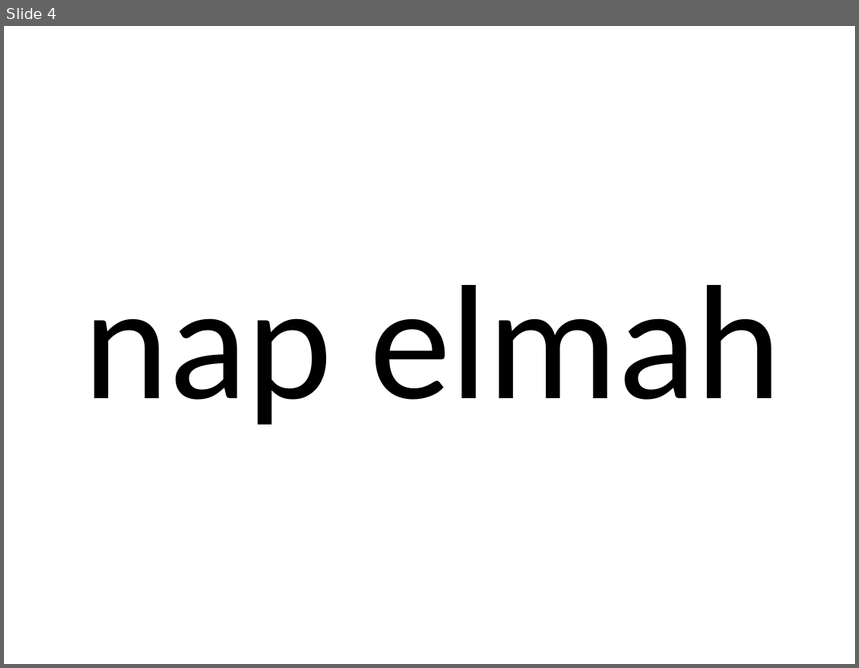
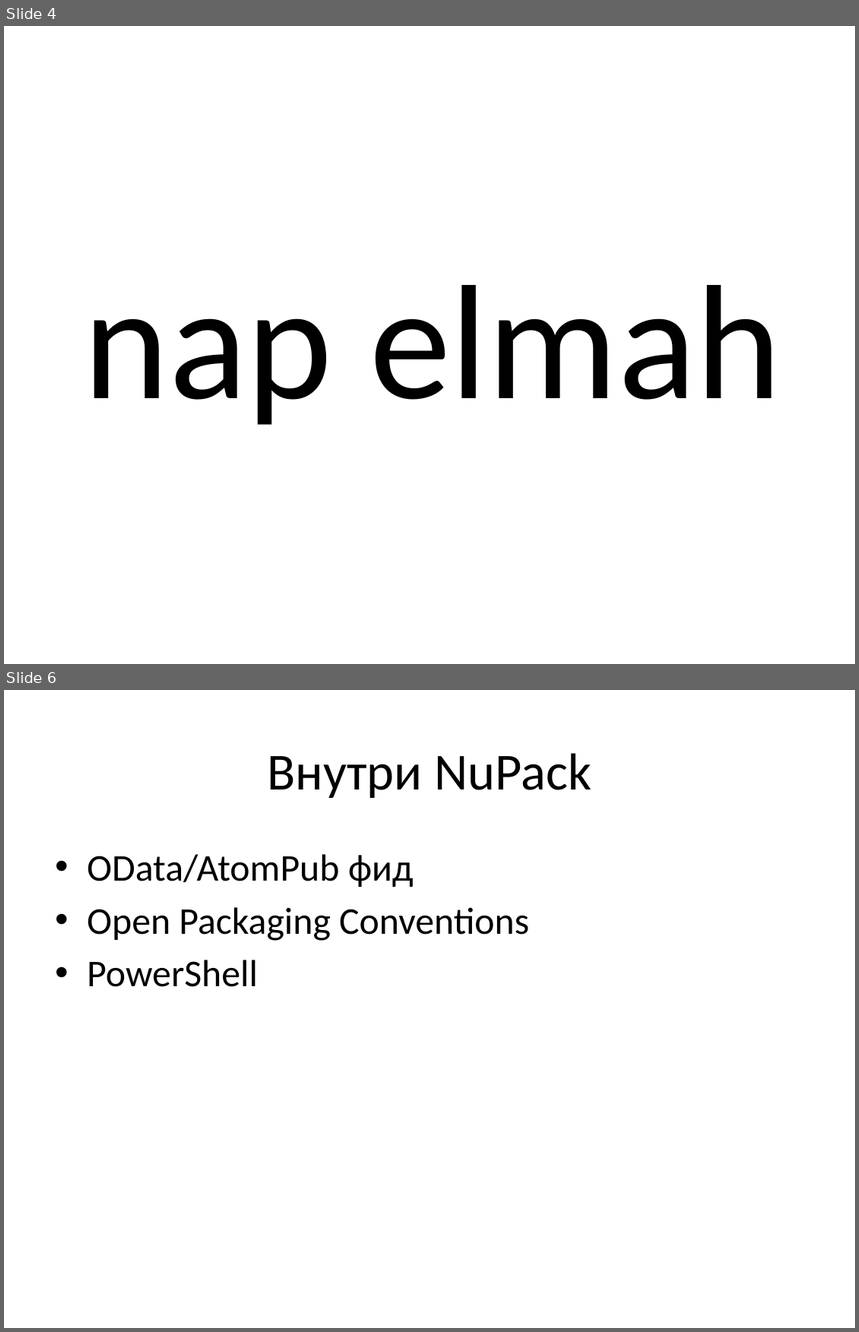
Before and after one commit to kievaltnet/kievaltnet, a slide deck: events/20101029_nupack/Package Management.pptx. Shown one above the other, each under a label of ours: slide 4 before the commit, slides 4 and 6 after it; the slides between them are not shown. The pictures are 859x668 and 859x1332 pixels, drawn with LibreOffice and Linux fonts; fonts in the diff are those of the drawing. Boxes give left, top, right and bottom in pixels: in the first picture for what was removed or moved away, otherwise in the second. Text is boxed around its words. In the diff, an @@ line names an element or a change of style, - is before the commit and + after.

```diff
--- a/events/20101029_nupack/Package Management.pptx
+++ b/events/20101029_nupack/Package Management.pptx
@@ slide 6 added at [4, 690, 855, 1328], background #FFFFFF @@
@@ title added at [267, 753, 591, 798], 44 pt, text #000000 @@
+Внутри NuPack
@@ text added at [87, 854, 529, 987], 32 pt, text #000000 @@
+• OData/AtomPub фид
+• Open Packaging Conventions
+• PowerShell
```
Also in this commit, not shown: 1 slide changed, 3 other slides added, 1 other file.
